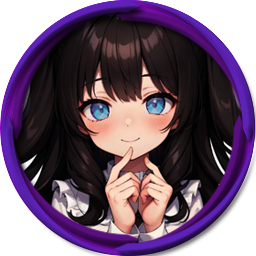
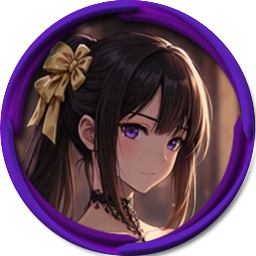
Layers edited between the first and the second 256 x 256 image:
added layer "Layer 7" above "Layer 6" over (6, 10, 255, 244)
hid "Layer 6" over (6, 12, 255, 244)